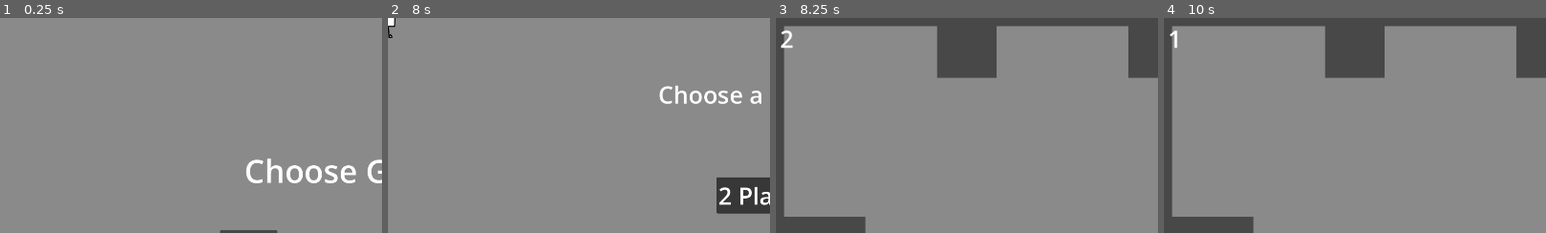
Above: before the commit, frames 1-4 (left to right).
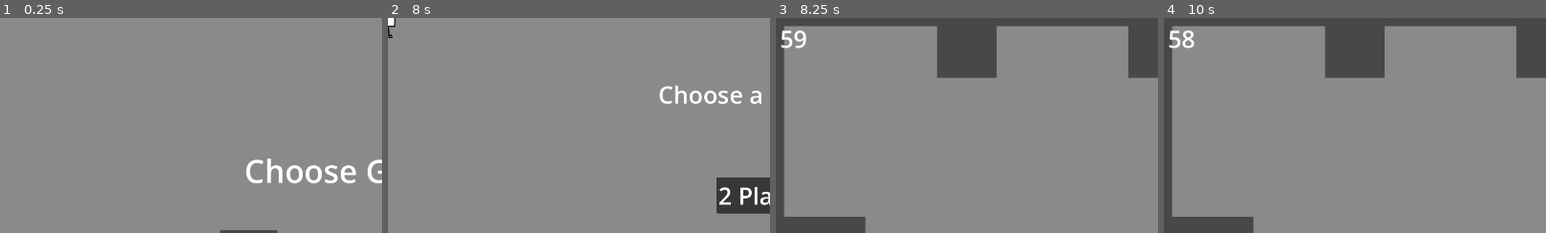
Above: after the commit, the same moments.

Repository: JueSung/holes_in_the_wall
Game: Godot game, scene res://main.tscn
Same seed, same stepped clock (60 frames per second), same inputs: the game is played once before the commit and once after it.
Inputs:
- Up to frame 1 (0.25 s): no input
- Up to frame 2 (8 s): click "Tag" at 0.5 s; click "2 Players" at 1.25 s; click "Start Game" at 2 s; click "Start Game" at 2.75 s; click "Map 1" at 3.5 s; click "Map 2" at 4.25 s; click "2 Players" at 5 s; click "Map 1" at 5.75 s; click "Map 2" at 6.5 s; click "2 Players" at 7.25 s
- Up to frame 3 (8.25 s): click "Start Game" at 8 s
- Up to frame 4 (10 s): click "Pause" at 8.75 s; click "Unpause" at 9.5 s
The pictures show only the part of the screen within x 0-50%, y 0-50%; the shares and areas given below are measured in that part.

Frames 1-2 are identical in both runs. In frame 3, 0.3% of the frame differs, in the area x 1-8%, y 5-15%; in frame 4, 0.3%.

Commit message:
dum fix make timer 60 sec insted of 3 also EXPORT

Diff:
--- a/game_modes/tag.gd
+++ b/game_modes/tag.gd
@@ -7,8 +7,8 @@
 
 var who_it := 0 # 1 or 2 - set by start_game
 
-var timer := 3. # 1 minute game
-const GAME_LENGTH := 3.
+var timer := 60. # 1 minute game
+const GAME_LENGTH := 60.
 var tag_cooldown := .1
 const TAG_COOLDOWN := .1
 
Not shown, changed: docs/index.apple-touch-icon.png.import
Not shown, changed: docs/index.icon.png.import
Not shown, changed: docs/index.png.import
Not shown, changed: docs/index.html
Not shown, changed: docs/index.pck
